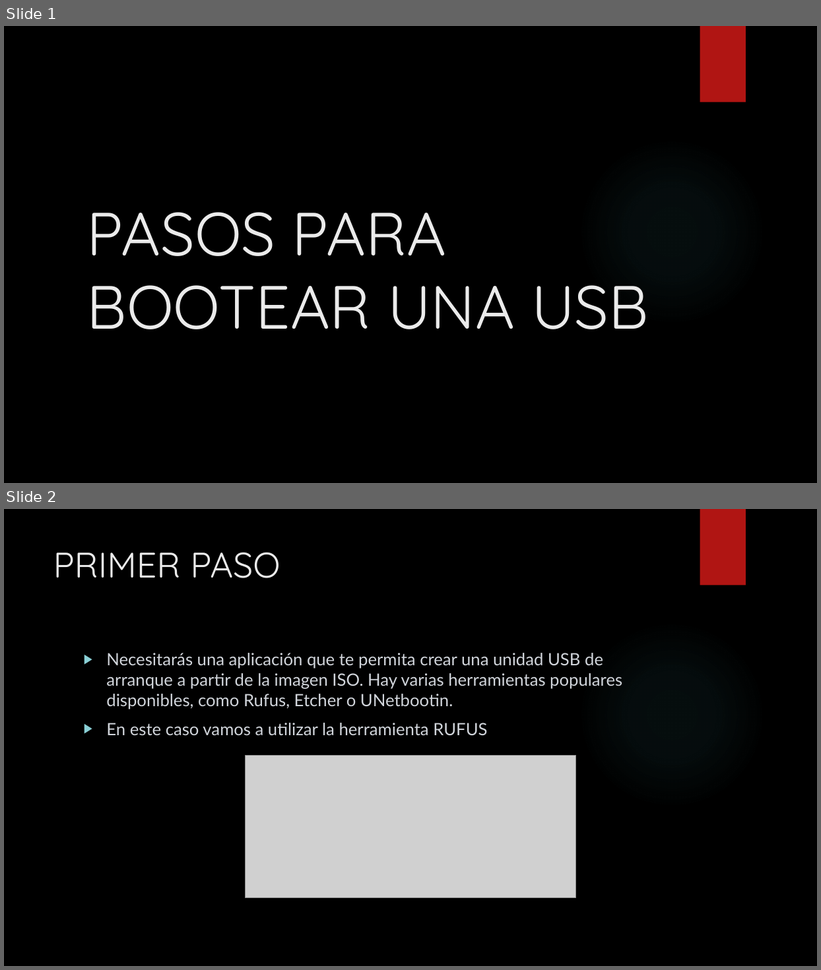
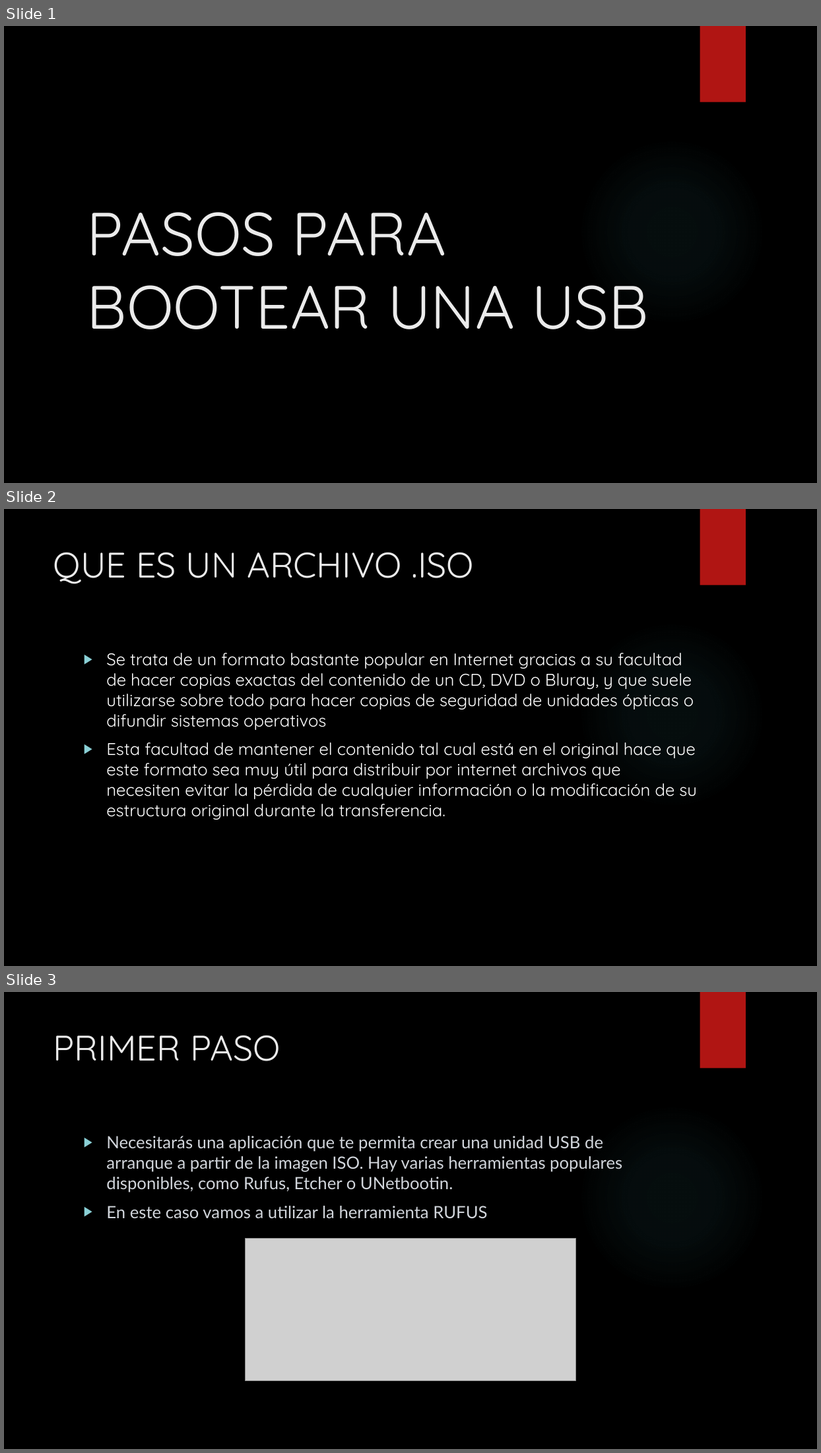
Before and after one commit to franko21/OHM, a slide deck: reparacion de compu/PASOS PARA BOOTEAR UNA USB.pptx. Shown one above the other, each under a label of ours: slides 1 and 2 before the commit, slides 1, 2 and 3 after it. The pictures are 821x970 and 821x1453 pixels, drawn with LibreOffice and Linux fonts; fonts in the diff are those of the drawing; grey boxes stand for pictures; background and template pictures are left out. Boxes give left, top, right and bottom in pixels: in the first picture for what was removed or moved away, otherwise in the second. Text is boxed around its words. In the diff, an @@ line names an element or a change of style, - is before the commit and + after.

```diff
--- a/reparacion de compu/PASOS PARA BOOTEAR UNA USB.pptx
+++ b/reparacion de compu/PASOS PARA BOOTEAR UNA USB.pptx
@@ slide 2 added at (4, 509, 817, 966), background picture (left out); not listed: 2 template elements that a slide beside it also shows @@
@@ title added at (54, 552, 474, 584), 42 pt, text #EBEBEB @@
+QUE ES UN ARCHIVO .ISO
@@ text added at (106, 653, 697, 820), 20 pt, text #FFFFFF @@
+▶ Se trata de un formato bastante popular en Internet gracias a su facultad de hacer copias exactas del contenido de un CD, DVD o Bluray, y que suele utilizarse sobre todo para hacer copias de seguridad de unidades ópticas o difundir sistemas operativos
+▶ Esta facultad de mantener el contenido tal cual está en el original hace que este formato sea muy útil para distribuir por internet archivos que necesiten evitar la pérdida de cualquier información o la modificación de su estructura original durante la transferencia.
@@ what was slide 2 is now slide 3 @@
```
Also in this commit, not shown: 7 other files.
